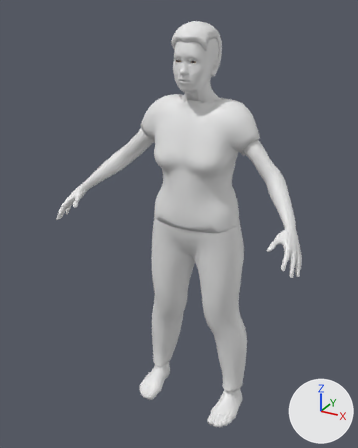
The glTF model corpos/corpo-idoso-f-magro.glb: old version first, new version second.
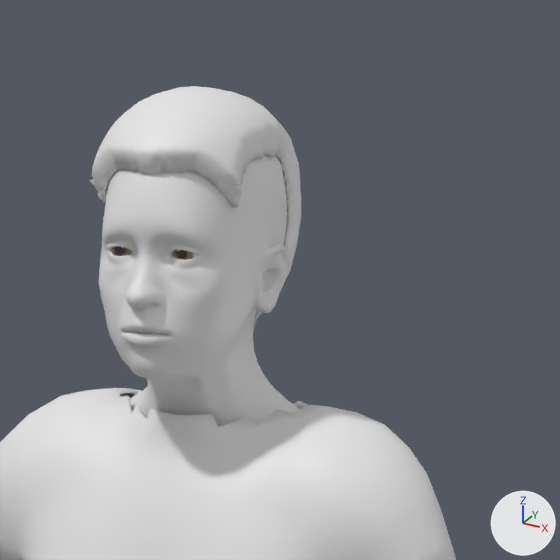
Each version appears first whole from a camera (50 mm lens) standing at (0.925, -1.745, 0.972) and looking at (-0.061, 0.047, 0.076), and next in a close-up on the part from 42% to 80% of the width and 0% to 30% of the height. Every picture has the same lights, and +X, +Y and +Z are marked at lower right. The first two pictures are the older version. Vertices at exactly the same position are counted once.

The first close-up shows 'cabelo', 'camiseta', 'pele' and 1 more.
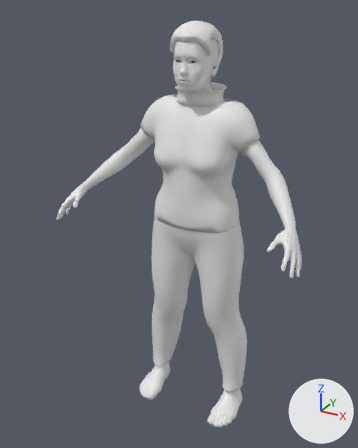
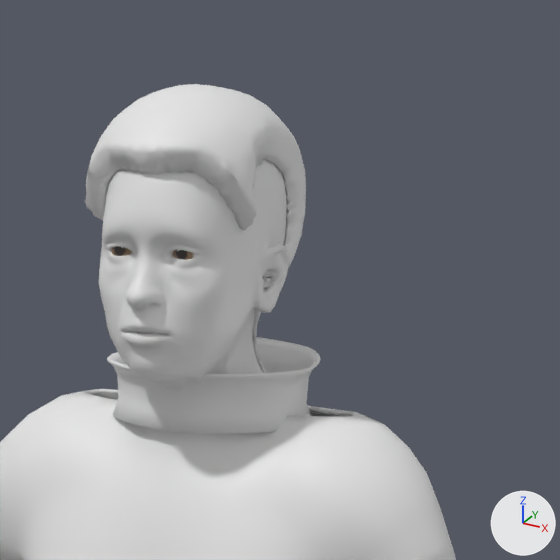
Location of each change, [x1, y1, x2, y2] in pixels of the close-ups (560 x 560 px; the box of a moved part takes in the faces that stretch with it):
```json
{"object": "camiseta", "change": "reshaped", "before": [0, 388, 456, 560], "after": [0, 389, 456, 560]}
{"object": "cabelo", "change": "reshaped", "before": [90, 86, 301, 332], "after": [85, 84, 306, 373], "on screen": "17% taller"}
{"object": "gola", "change": "added", "after": [107, 337, 321, 433]}
{"part": 1, "of": "me_cabelo_027", "change": "added", "after": [262, 273, 273, 290]}
{"part": 2, "of": "me_cabelo_027", "change": "moved or reshaped", "before": [90, 86, 301, 332], "after": [85, 84, 306, 373]}
{"part": 3, "of": "me_camiseta_027", "change": "moved or reshaped", "before": [53, 388, 384, 438], "after": [53, 389, 384, 438]}
```

The change, as JSON lines over the scene's bpy script:
```json
{"block": "me_cabelo_027", "where": "# used by ob_cabelo; location = (0.0, 0.0, 0.0)"}
{"op": "remove", "block": "me_cabelo_027", "code": "me_cabelo_027.from_pydata(...)  # 2252 vertices, 4500 faces; spans x -0.077..0.077, y -0.026..0.194, z 0.655..0.92"}
{"op": "add", "block": "me_cabelo_027", "code": "me_cabelo_027.from_pydata(...)  # 2298 vertices, 4500 faces; spans x -0.088..0.088, y -0.029..0.197, z 0.62..0.921"}
{"block": "me_cabelo_027", "change": "me_cabelo_027 part 1: a new loose piece of 104 vertices spanning x 0.069..0.085, y 0.066..0.094, z 0.742..0.758"}
{"block": "me_cabelo_027", "change": "me_cabelo_027 part 2: 6 vertices moved within x -0.062..0.062, y 0.136..0.188, z 0.657..0.836; 2204 vertices removed from x -0.077..0.077, y -0.026..0.194, z 0.655..0.92; 1709 vertices added at x -0.088..0.088, y -0.029..0.197, z 0.62..0.921"}
{"block": "me_cabelo_027", "change": "other edits to the shape of me_cabelo_027 do not show in these pictures"}
{"block": "me_camiseta_027", "where": "# used by ob_camiseta; location = (0.0, 0.0, 0.0)"}
{"op": "remove", "block": "me_camiseta_027", "code": "me_camiseta_027.from_pydata(...)  # 1918 vertices, 3844 faces; spans x -0.273..0.273, y -0.044..0.253, z 0.095..0.631"}
{"op": "add", "block": "me_camiseta_027", "code": "me_camiseta_027.from_pydata(...)  # 1938 vertices, 3884 faces; spans x -0.273..0.273, y -0.044..0.253, z 0.095..0.626"}
{"block": "me_camiseta_027", "change": "me_camiseta_027 part 3"}
{"block": "me_camiseta_027", "change": "41 vertices are removed from x -0.147..0.147, y 0.042..0.173, z 0.623..0.631"}
{"block": "me_camiseta_027", "change": "152 faces are deleted"}
{"block": "me_camiseta_027", "change": "11 vertices move from x -0.082..0.082, y 0.046..0.097, z 0.625..0.63 to x -0.077..0.077, y 0.046..0.09, z 0.622..0.625"}
{"block": "me_camiseta_027", "change": "61 vertices are added at x -0.151..0.151, y 0.042..0.177, z 0.622..0.626"}
{"block": "me_camiseta_027", "change": "192 new faces join them"}
{"op": "add", "block": "me_gola_027", "code": ["me_gola_027 = bpy.data.meshes.new('gola.027')", "me_gola_027.from_pydata(...)  # 480 vertices, 960 faces; spans x -0.108..0.108, y 0.025..0.204, z 0.612..0.681"]}
{"op": "add", "block": "ob_gola", "code": ["ob_gola = bpy.data.objects.new('gola', me_gola_027)", "ob_gola.location = (0.0, 0.0, 0.0)"]}
```
